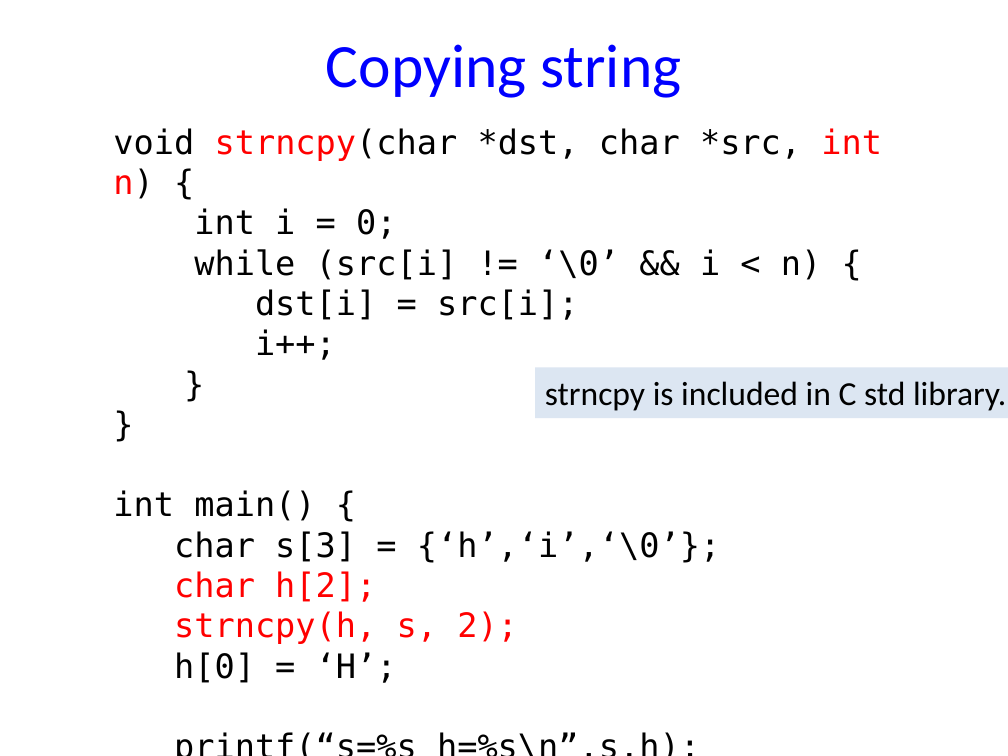
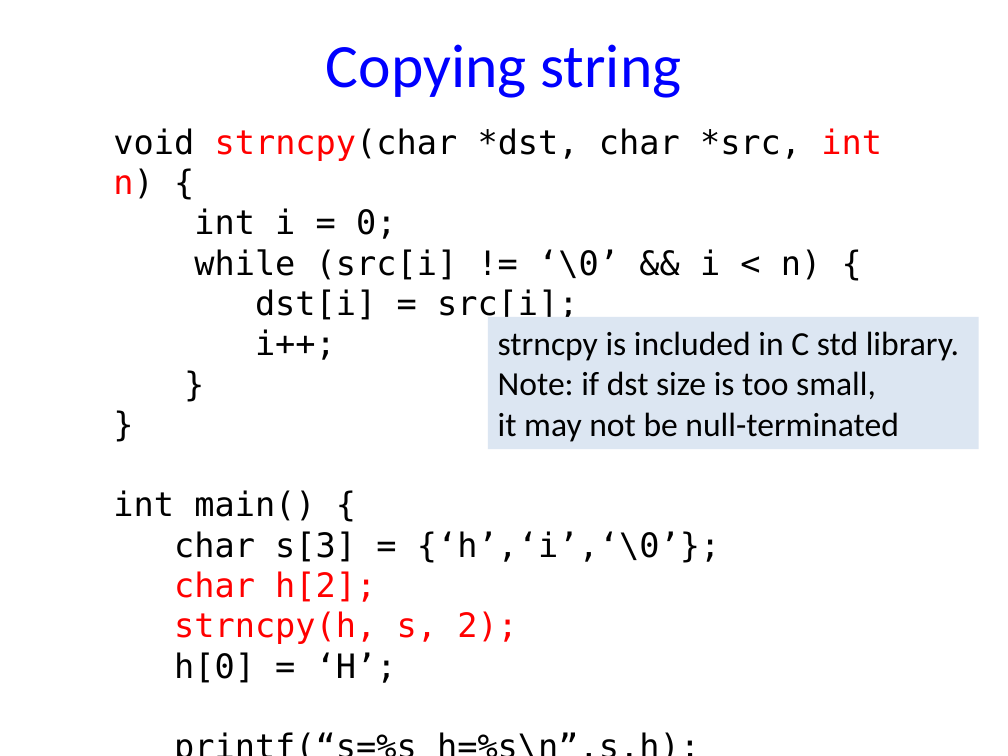
Before and after one commit to NYU-CSO/nyu-cso.github.io, a slide deck: slide 12 of notes/07-structs_malloc_2d.pptx. Drawn at 1008x756 pixels with LibreOffice and Linux fonts; fonts in the diff are those of the drawing. Boxes give left, top, right and bottom in pixels: in the first picture for what was removed or moved away, otherwise in the second. Text is boxed around its words. In the diff, an @@ line names an element or a change of style, - is before the commit and + after.

```diff
--- a/notes/07-structs_malloc_2d.pptx
+++ b/notes/07-structs_malloc_2d.pptx
@@ rectangle "strncpy is included in C ...": place and size @@
-rectangle "strncpy is included in C ..." at bbox=[535, 368, 1008, 418]
+rectangle "strncpy is included in C ..." at bbox=[488, 317, 979, 449]
@@ text in rectangle at bbox=[498, 371, 898, 442]: paragraphs added @@
+Note: if dst size is too small,
+it may not be null-terminated
```
Also in this commit, not shown: 6 other slides changed, 1 other file.
